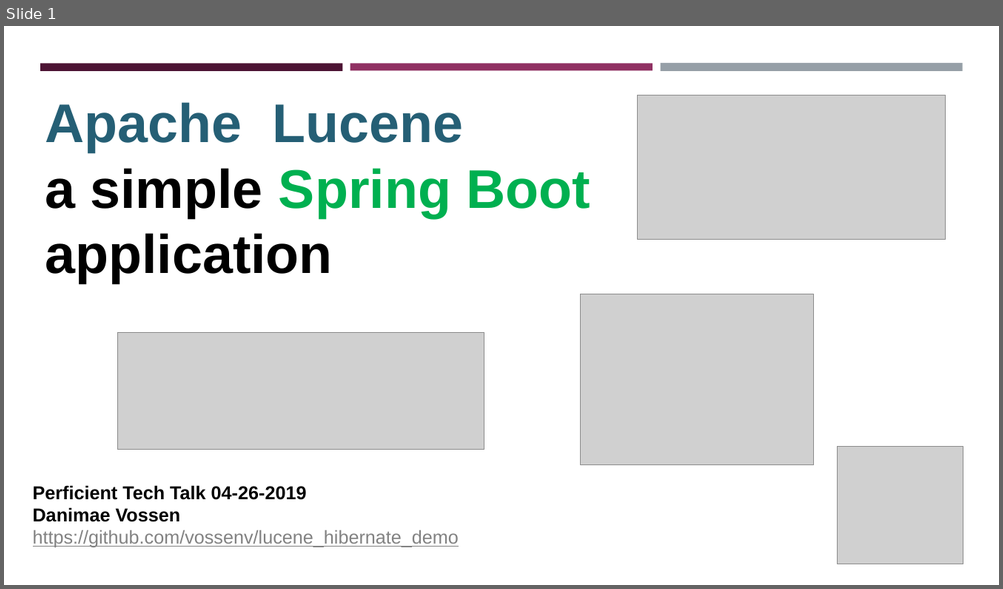
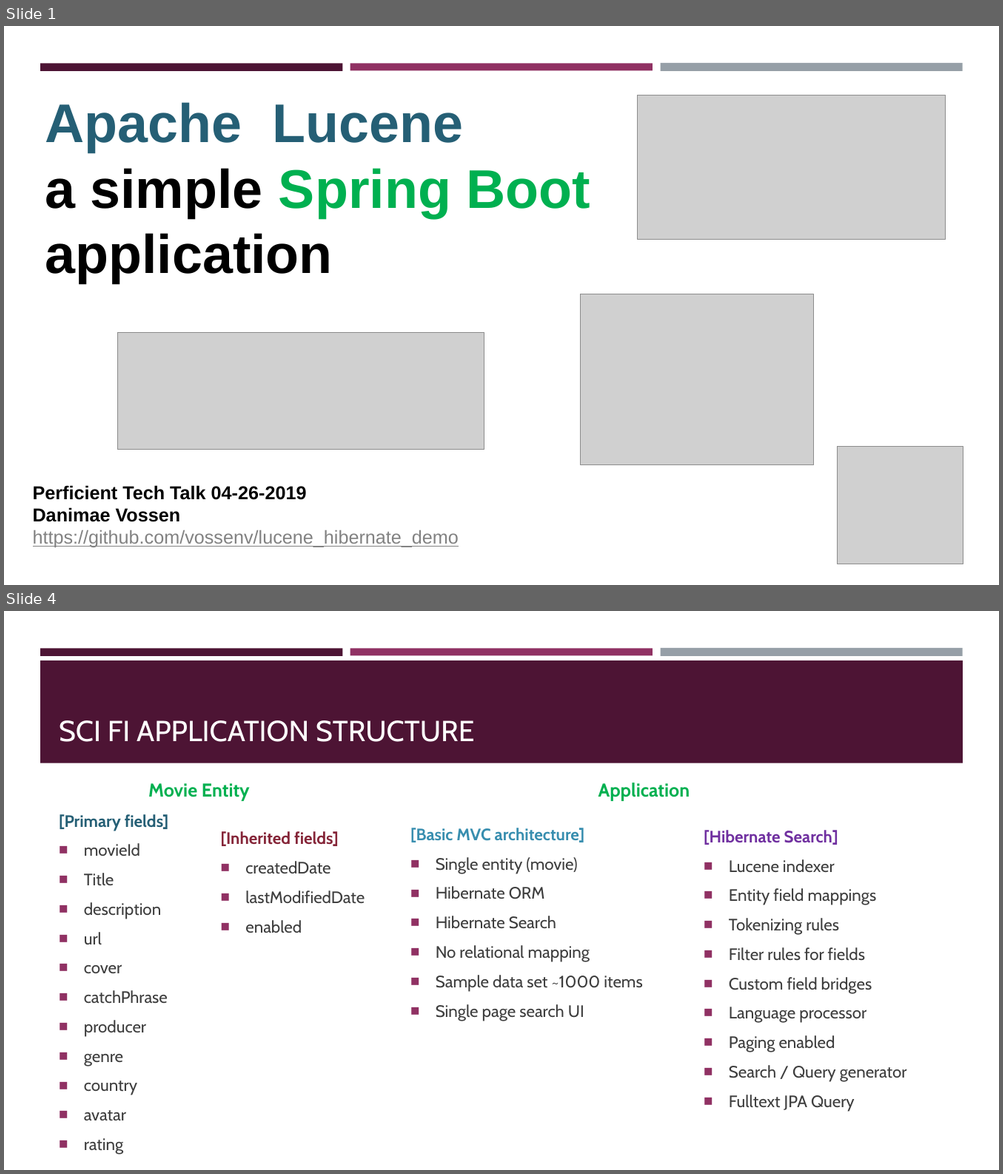
Before and after one commit to vossenv/lucene_hibernate_demo, a slide deck: lucenify.pptx. Shown one above the other, each under a label of ours: slide 1 before the commit, slides 1 and 4 after it; the slides between them are not shown. The pictures are 1003x589 and 1003x1174 pixels, drawn with LibreOffice and Linux fonts; fonts in the diff are those of the drawing; grey boxes stand for pictures. Boxes give left, top, right and bottom in pixels: in the first picture for what was removed or moved away, otherwise in the second. Text is boxed around its words. In the diff, an @@ line names an element or a change of style, - is before the commit and + after.

```diff
--- a/lucenify.pptx
+++ b/lucenify.pptx
@@ slide 4 added at (x1=4, y1=611, x2=999, y2=1170), background #FFFFFF; not listed: 3 template elements that a slide beside it also shows @@
@@ rectangle added at (x1=40, y1=661, x2=963, y2=763), fill #4D1434 @@
@@ title added at (x1=59, y1=721, x2=474, y2=742), 28 pt, text #FFFFFF @@
+SCI FI APPLICATION STRUCTURE
@@ text added at (x1=148, y1=783, x2=250, y2=801), 18 pt, text #00B050, bold @@
+Movie Entity
@@ text added at (x1=598, y1=783, x2=690, y2=801), 18 pt, text #00B050, bold @@
+Application
@@ text added at (x1=59, y1=815, x2=169, y2=1155), 16 pt, text #3D3D3D @@
+[Primary fields]
+■ movieId
+■ Title
+■ description
+■ url
+■ cover
+■ catchPhrase
+■ producer
+■ genre
+■ country
+■ avatar
+■ rating
@@ text added at (x1=221, y1=832, x2=364, y2=933), 16 pt, text #3D3D3D @@
+[Inherited fields]
+■ createdDate
+■ lastModifiedDate
+■ enabled
@@ text added at (x1=410, y1=828, x2=642, y2=1021), 16 pt, text #3D3D3D @@
+[Basic MVC architecture]
+■ Single entity (movie)
+■ Hibernate ORM
+■ Hibernate Search
+■ No relational mapping
+■ Sample data set ~1000 items
+■ Single page search UI
@@ text added at (x1=703, y1=830, x2=907, y2=1112), 16 pt, text #3D3D3D @@
+[Hibernate Search]
+■ Lucene indexer
+■ Entity field mappings
+■ Tokenizing rules
+■ Filter rules for fields
+■ Custom field bridges
+■ Language processor
+■ Paging enabled
+■ Search / Query generator
+■ Fulltext JPA Query
```
Also in this commit, not shown: 4 slides changed, 9 other slides added, 2 slides removed, 6 other files.
